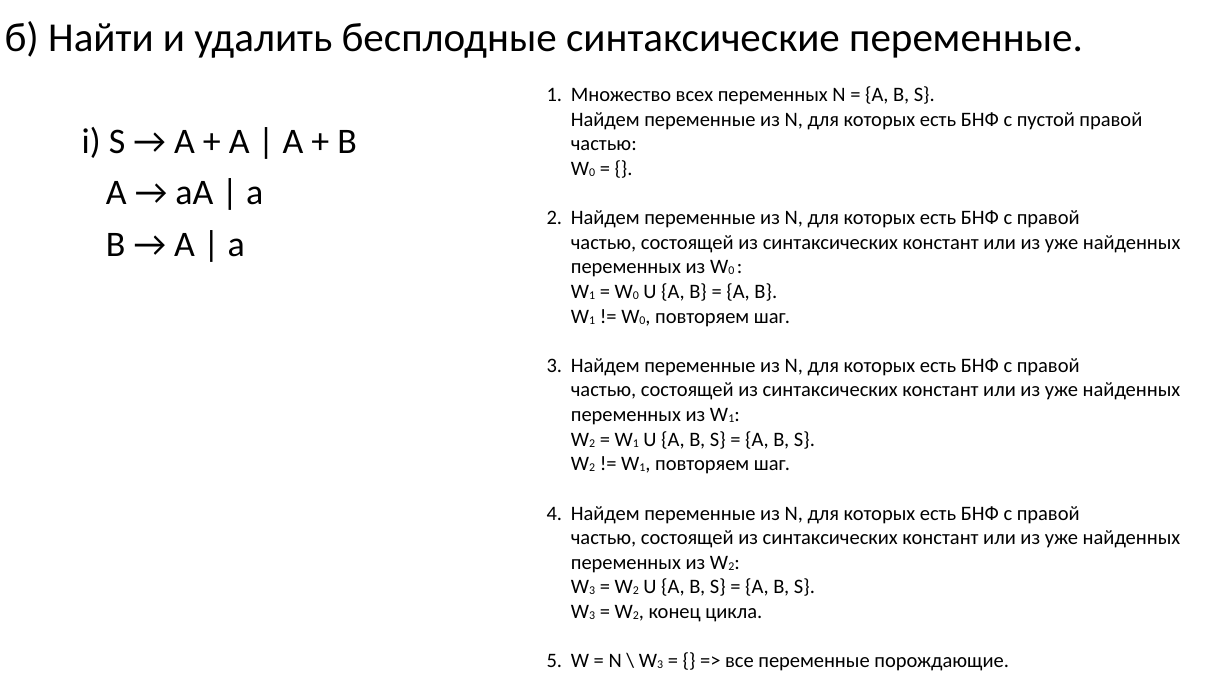
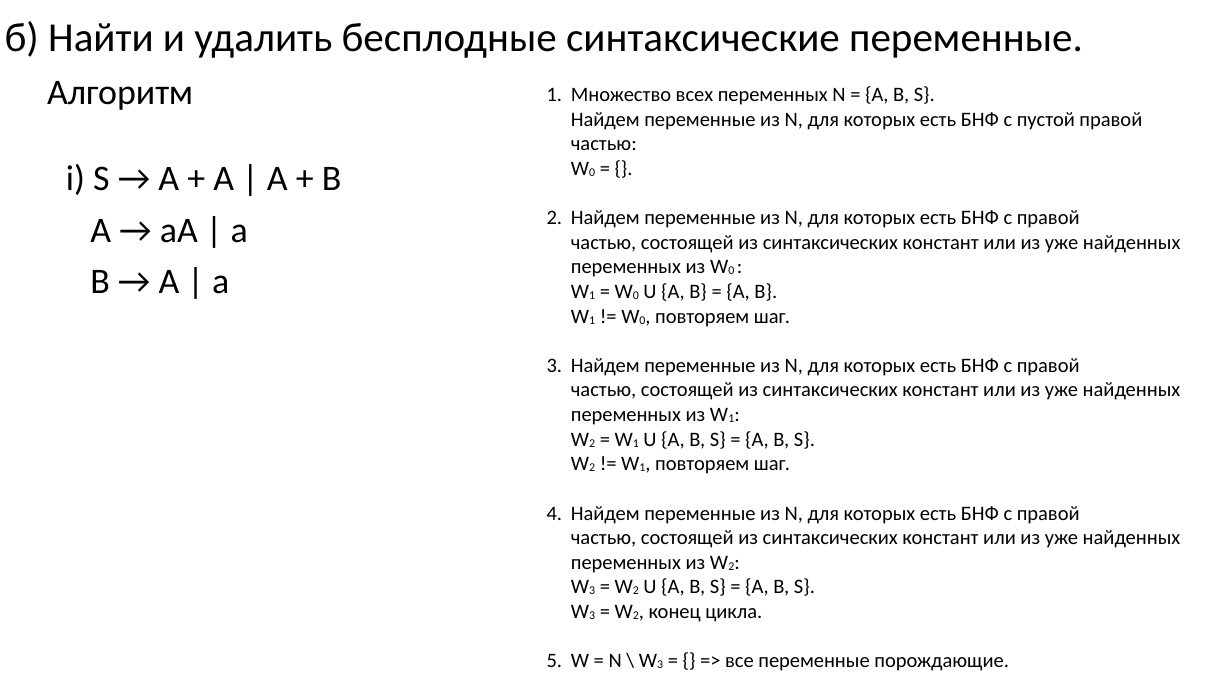
Before and after one commit to goddamnteam/korzun, a slide deck: slide 6 of task6.pptx (slide 7 before the commit). Drawn at 1232x693 pixels with LibreOffice and Linux fonts; fonts in the diff are those of the drawing. Boxes give left, top, right and bottom in pixels: in the first picture for what was removed or moved away, otherwise in the second. Text is boxed around its words. In the diff, an @@ line names an element or a change of style, - is before the commit and + after.

```diff
--- a/task6.pptx
+++ b/task6.pptx
@@ text added at [47,81,193,110], 28 pt, text #000000 @@
+Алгоритм
@@ text "i) S → A + ...": place and size @@
-text "i) S → A + ..." at [82,127,357,257]
+text "i) S → A + ..." at [66,164,342,294]
```
Also in this commit, not shown: 8 other slides changed, 1 slide removed.
